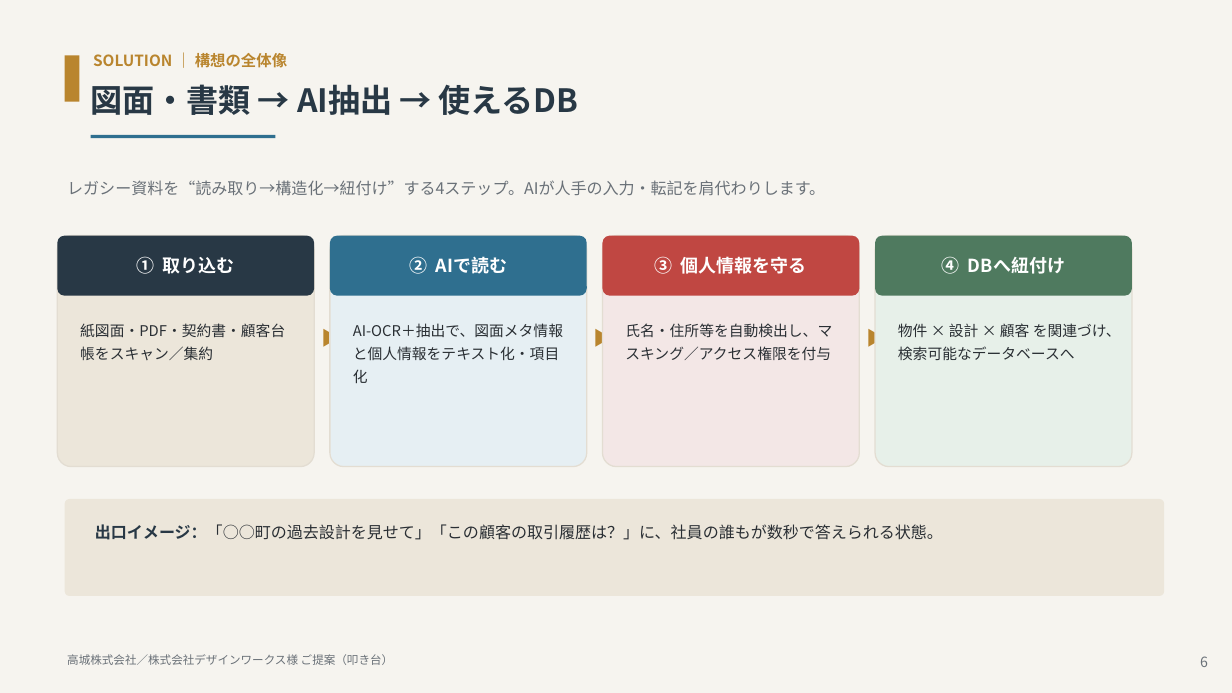
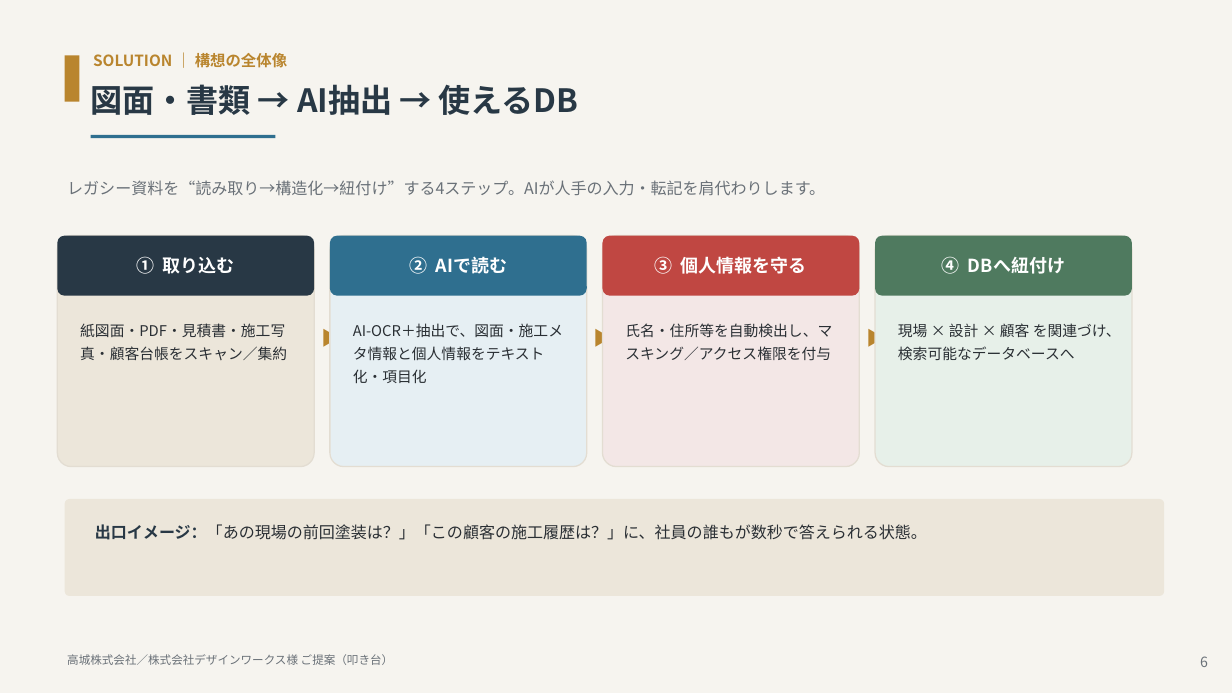
Before and after one commit to kkawano5-ui/website-redesign-machine-, a slide deck: slide 6 of sales-materials/takagi-designworks/高城_デザインワークス様_AI構想提案_叩き台.pptx. Drawn at 1232x693 pixels with LibreOffice and Linux fonts; fonts in the diff are those of the drawing. Boxes give left, top, right and bottom in pixels: in the first picture for what was removed or moved away, otherwise in the second. Text is boxed around its words. In the diff, an @@ line names an element or a change of style, - is before the commit and + after.

```diff
--- a/sales-materials/takagi-designworks/高城_デザインワークス様_AI構想提案_叩き台.pptx
+++ b/sales-materials/takagi-designworks/高城_デザインワークス様_AI構想提案_叩き台.pptx
@@ text at [80,323,287,360]: text changed @@
-紙図面・PDF・契約書・顧客台帳をスキャン／集約
+紙図面・PDF・見積書・施工写真・顧客台帳をスキャン／集約
@@ text at [353,323,563,383]: text changed @@
-AI-OCR＋抽出で、図面メタ情報と個人情報をテキスト化・項目化
+AI-OCR＋抽出で、図面・施工メタ情報と個人情報をテキスト化・項目化
@@ text at [898,323,1121,360]: text changed @@
-物件 × 設計 × 顧客 を関連づけ、検索可能なデータベースへ
+現場 × 設計 × 顧客 を関連づけ、検索可能なデータベースへ
@@ text at [95,524,927,540]: text changed @@
-出口イメージ：「○○町の過去設計を見せて」「この顧客の取引履歴は？」に、社員の誰もが数秒で答えられる状態。
+出口イメージ：「あの現場の前回塗装は？」「この顧客の施工履歴は？」に、社員の誰もが数秒で答えられる状態。
```
Also in this commit, not shown: 6 other slides changed, 2 other files.
